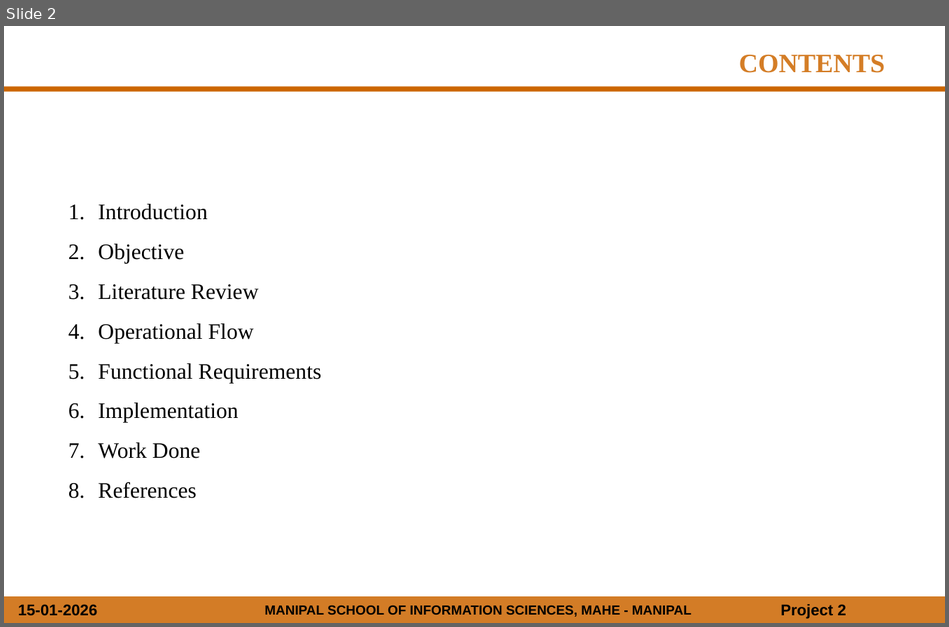
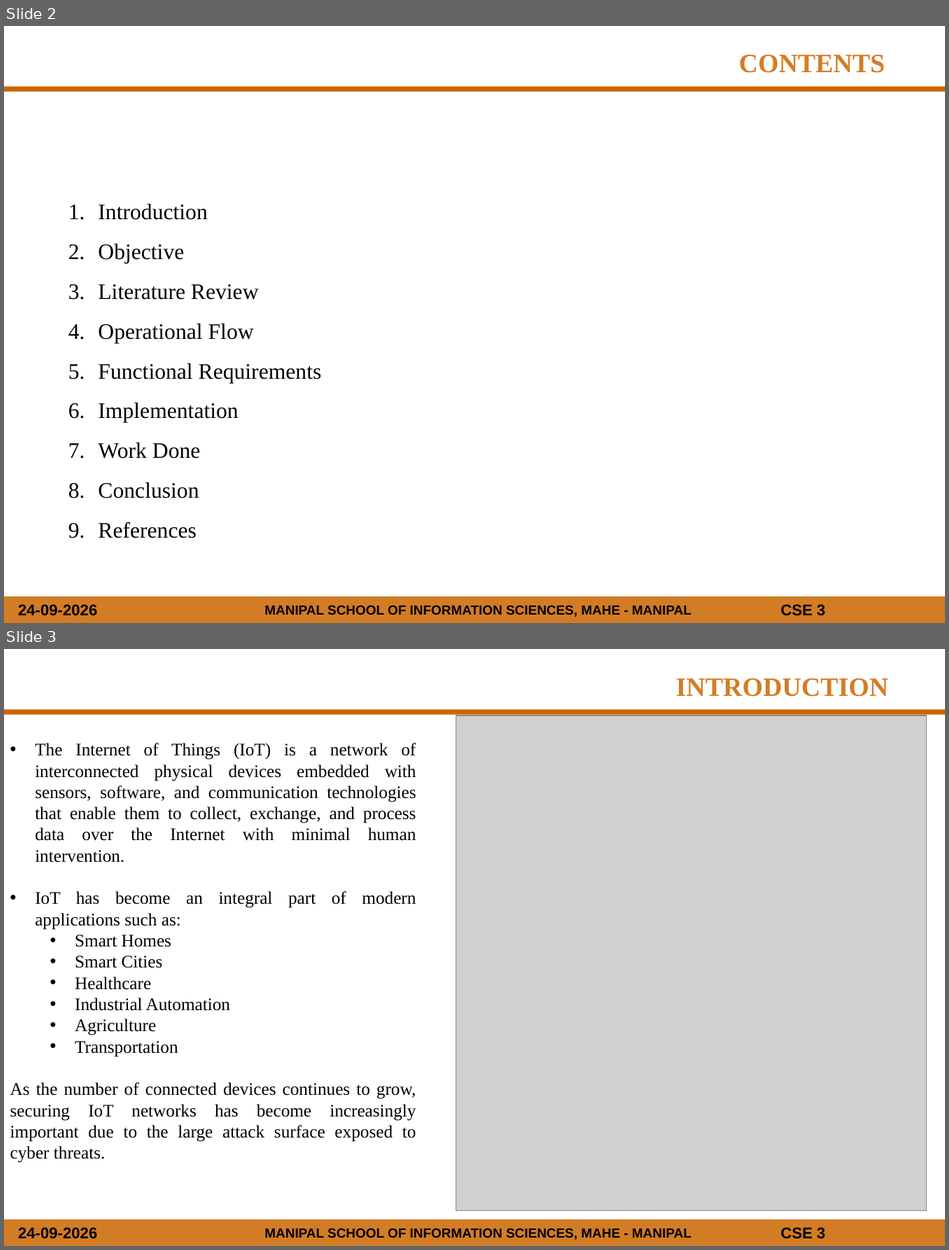
Before and after one commit to NitinKarthik01/AI_IDS, a slide deck: DOCS/Mini_Project_Presentation_Template.pptx. Shown one above the other, each under a label of ours: slide 2 before the commit, slides 2 and 3 after it. The pictures are 949x627 and 949x1250 pixels, drawn with LibreOffice and Linux fonts; fonts in the diff are those of the drawing; grey boxes stand for pictures; background and template pictures are left out. Boxes give left, top, right and bottom in pixels: in the first picture for what was removed or moved away, otherwise in the second. Text is boxed around its words. In the diff, an @@ line names an element or a change of style, - is before the commit and + after.

```diff
--- a/DOCS/Mini_Project_Presentation_Template.pptx
+++ b/DOCS/Mini_Project_Presentation_Template.pptx
@@ slide 3 added at bbox=[4, 649, 945, 1246], background #FFFFFF; not listed: 5 template elements that a slide beside it also shows @@
@@ text added at bbox=[676, 678, 888, 697], 24 pt, text #D47D26, bold @@
+INTRODUCTION
@@ picture added at bbox=[455, 716, 927, 1211] @@
@@ text added at bbox=[10, 743, 416, 1163], 16 pt, text #000000 @@
+• The Internet of Things (IoT) is a network of interconnected physical devices embedded with sensors, software, and communication technologies that enable them to collect, exchange, and process data over the Internet with minimal human intervention.
+• IoT has become an integral part of modern applications such as:
+  • Smart Homes
+  • Smart Cities
+  • Healthcare
+  • Industrial Automation
+  • Agriculture
+  • Transportation
+As the number of connected devices continues to grow, securing IoT networks has become increasingly important due to the large attack surface exposed to cyber threats.
@@ slide 2 changed as well @@
@@ text at bbox=[98, 482, 199, 498]: paragraph added @@
+8. Conclusion
@@ text at bbox=[18, 604, 97, 616]: text changed @@
-15-01-2026
+24-09-2026
@@ text at bbox=[780, 604, 825, 616]: text changed @@
-Project 2
+CSE 3
```
Also in this commit, not shown: 5 other slides changed, 15 other slides added, 5 slides removed, 1 other file.
